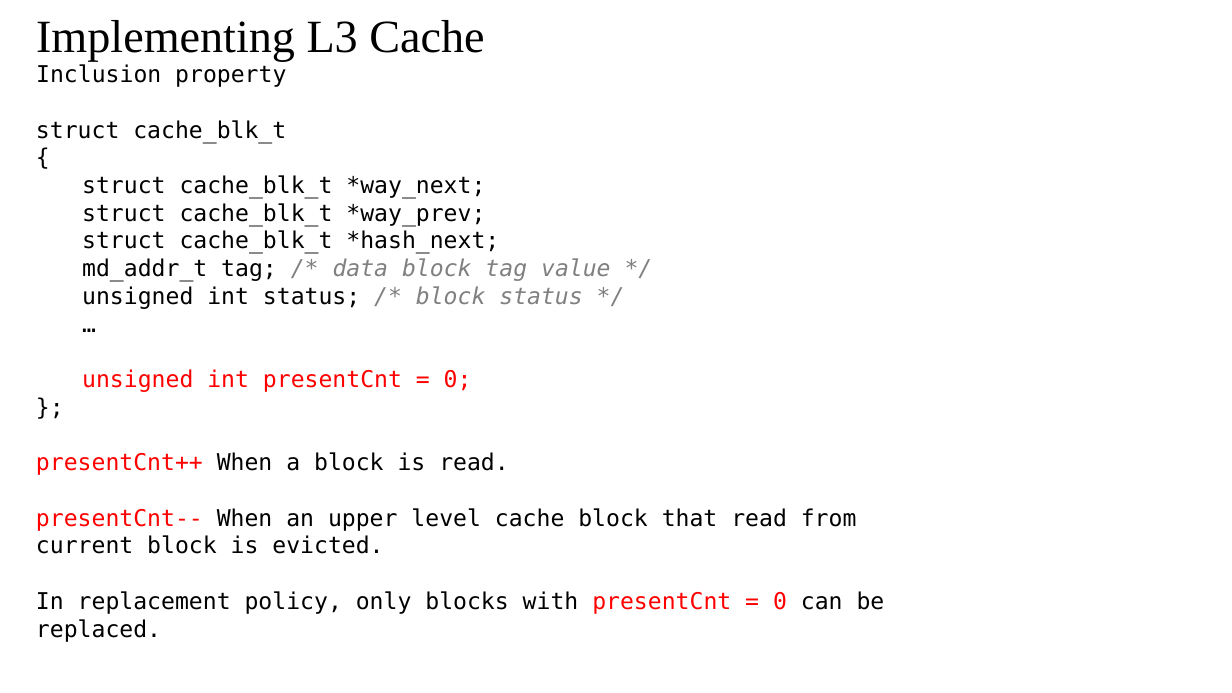
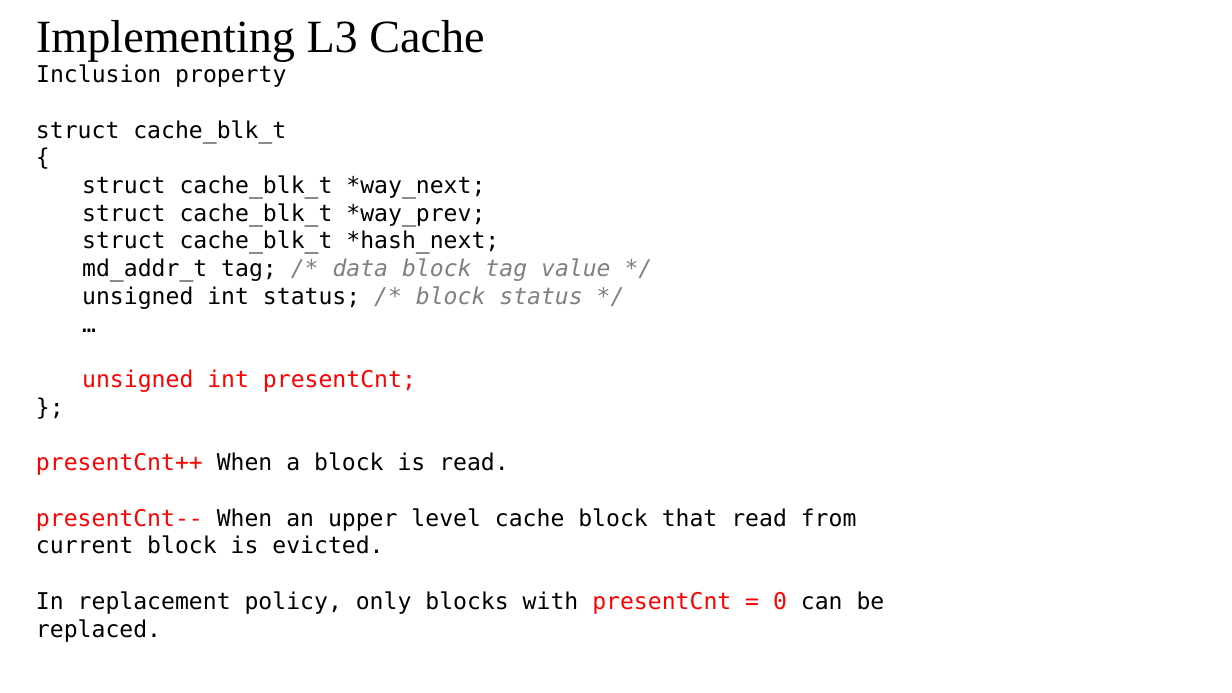
Before and after one commit to ZhijiaCHEN/CA-project, a slide deck: slide 11 of Honghao_Gan&Zhijia_Chen_CIS_5642_Project.pptx. Drawn at 1232x693 pixels with LibreOffice and Linux fonts; fonts in the diff are those of the drawing; background and template pictures are left out. Boxes give left, top, right and bottom in pixels: in the first picture for what was removed or moved away, otherwise in the second. Text is boxed around its words. In the diff, an @@ line names an element or a change of style, - is before the commit and + after.

```diff
--- a/Honghao_Gan&Zhijia_Chen_CIS_5642_Project.pptx
+++ b/Honghao_Gan&Zhijia_Chen_CIS_5642_Project.pptx
@@ text at <box>82,369,416,392</box>: text changed @@
-  unsigned int presentCnt = 0;
+  unsigned int presentCnt;
```
Also in this commit, not shown: 1 other slide changed.
